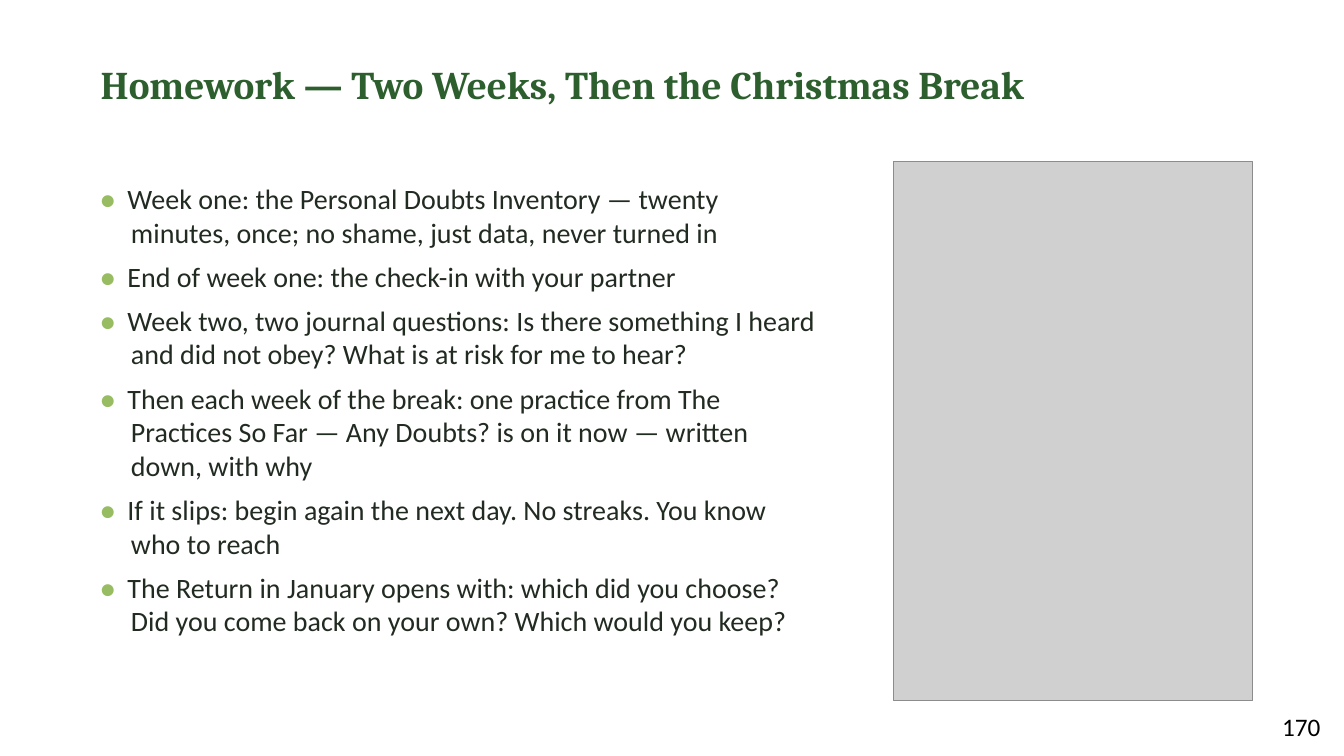
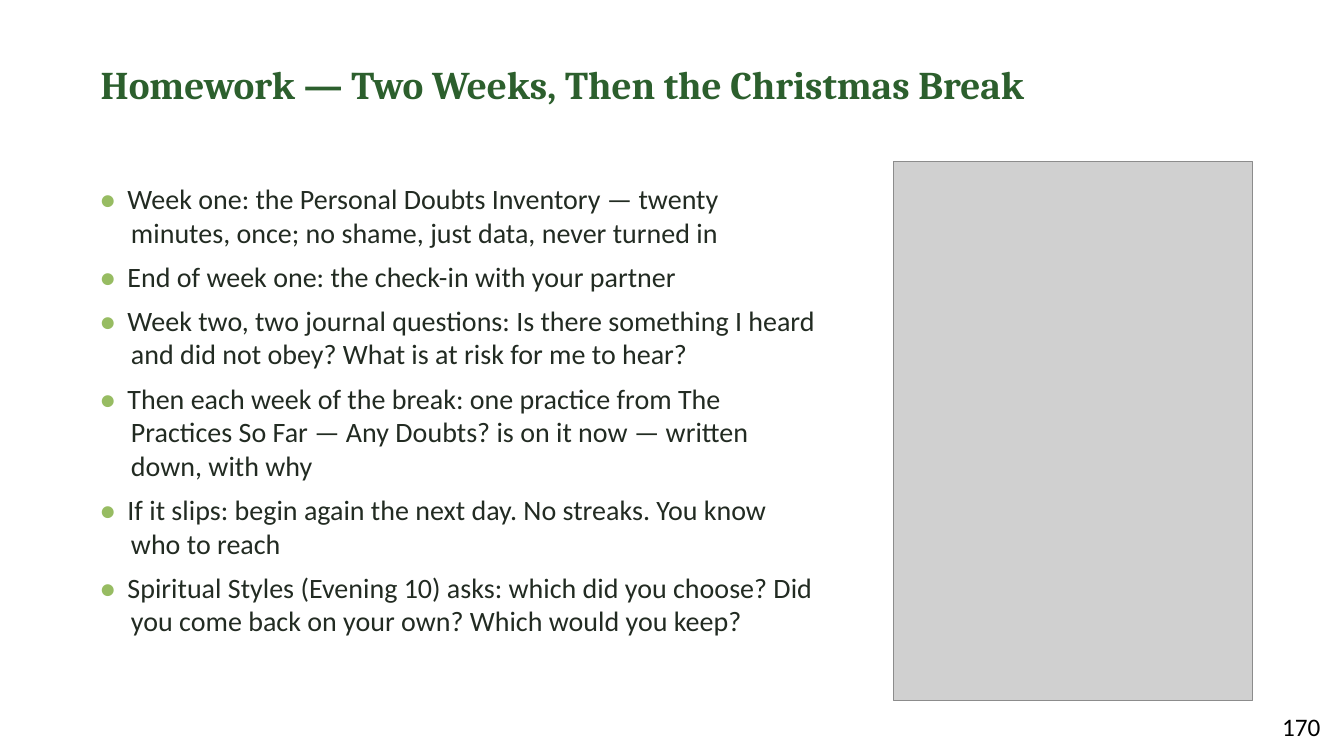
Before and after one commit to jgtittle-ministries/fellowship-of-the-heart-pilot-at-cca, a slide deck: slide 13 of docs/evening/materials/evening-08-slides.pptx. Drawn at 1344x756 pixels with LibreOffice and Linux fonts; fonts in the diff are those of the drawing; grey boxes stand for pictures. Boxes give left, top, right and bottom in pixels: in the first picture for what was removed or moved away, otherwise in the second. Text is boxed around its words. In the diff, an @@ line names an element or a change of style, - is before the commit and + after.

```diff
--- a/docs/evening/materials/evening-08-slides.pptx
+++ b/docs/evening/materials/evening-08-slides.pptx
@@ text at bbox=[127, 577, 811, 636]: text changed @@
-• The Return in January opens with: which did you choose? Did you come back on your own? Which would you keep?
+• Spiritual Styles (Evening 10) asks: which did you choose? Did you come back on your own? Which would you keep?
```
Also in this commit, not shown: 4 other slides changed, 7 other files.
